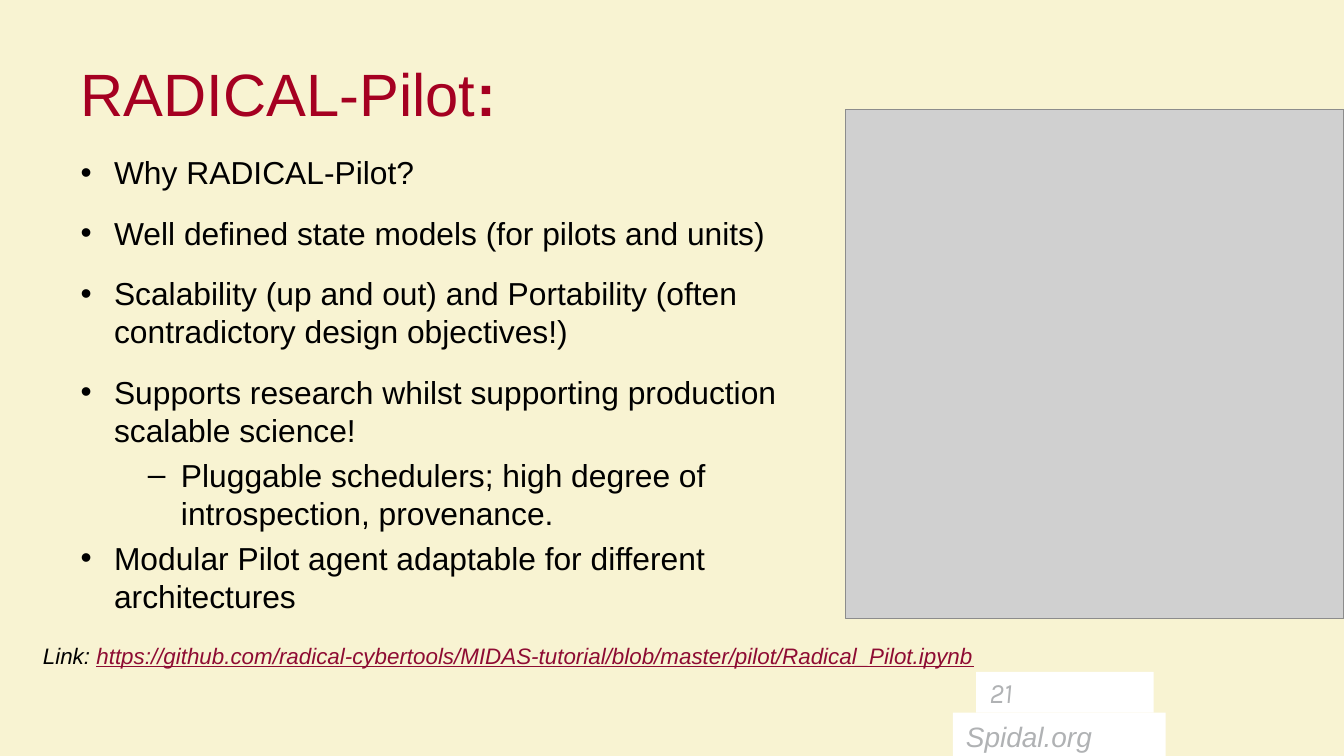
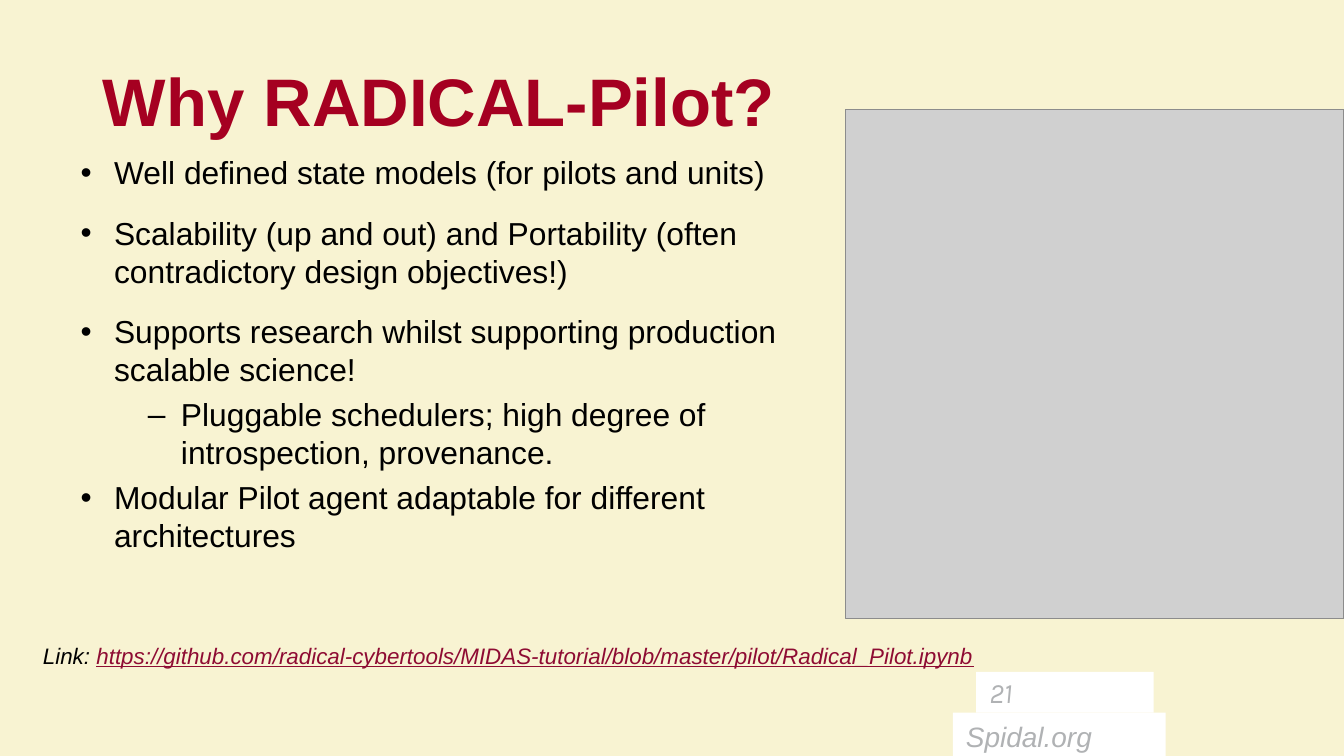
Before and after one commit to radical-cybertools/BioSimTutorial, a slide deck: slide 21 of Slides/SPIDAL-MIDAS-BioSim-Feb2017.pptx. Drawn at 1344x756 pixels with LibreOffice and Linux fonts; fonts in the diff are those of the drawing; grey boxes stand for pictures; background and template pictures are left out. Boxes give left, top, right and bottom in pixels: in the first picture for what was removed or moved away, otherwise in the second. Text is boxed around its words. In the diff, an @@ line names an element or a change of style, - is before the commit and + after.

```diff
--- a/Slides/SPIDAL-MIDAS-BioSim-Feb2017.pptx
+++ b/Slides/SPIDAL-MIDAS-BioSim-Feb2017.pptx
@@ text "Why RADICAL-Pilot?" at <box>103,77,775,139</box>: vertical alignment middle to bottom @@
@@ text at <box>103,77,775,139</box>: text changed; size 32 to 36 pt; bold on @@
-RADICAL-Pilot:
+Why RADICAL-Pilot?
@@ text at <box>114,161,414,190</box>: paragraph removed @@
-• Why RADICAL-Pilot?
```
Also in this commit, not shown: 4 other slides changed.
